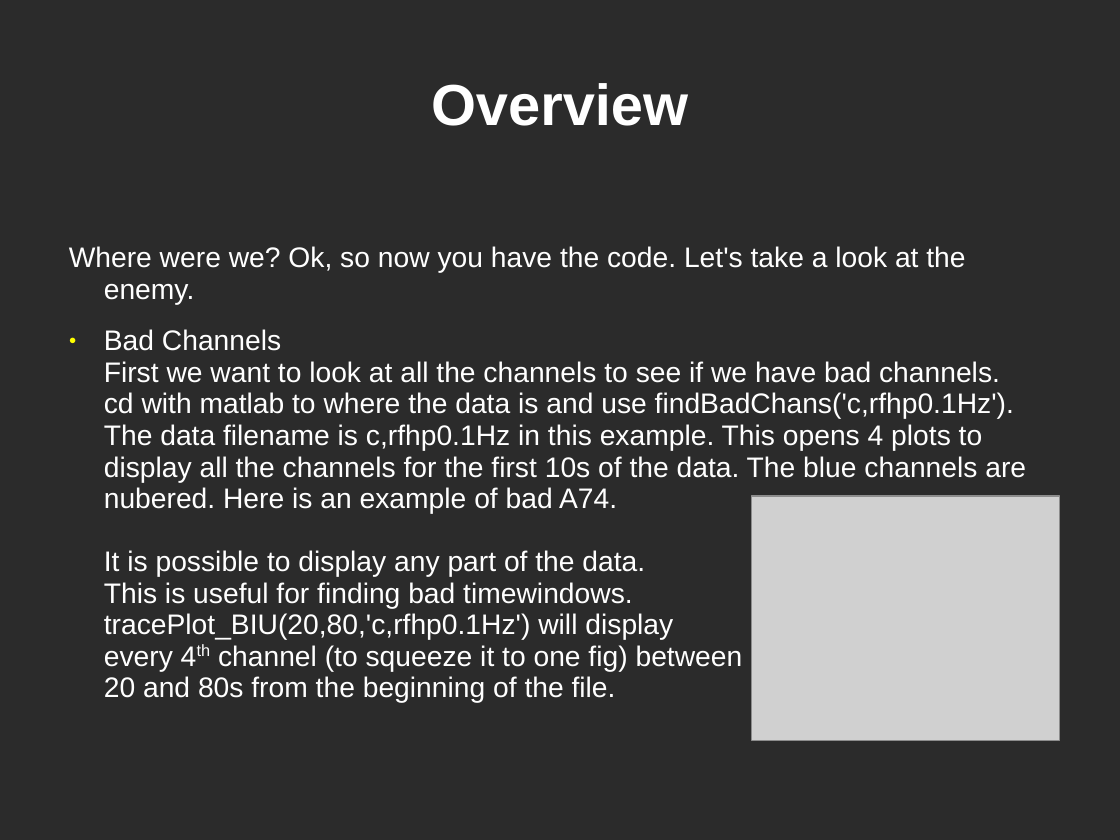
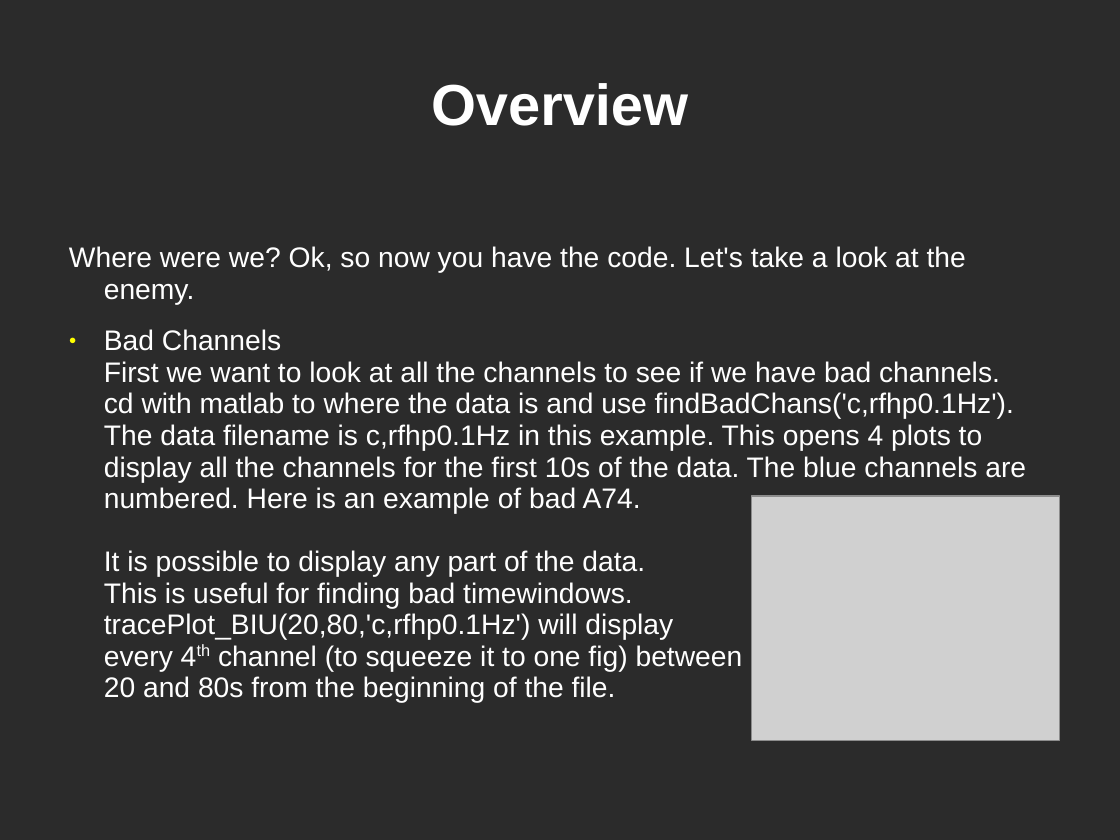
Before and after one commit to yuval-harpaz/work-drafts, a slide deck: slide 6 of docs/Tutorial4Begginers.ppt. Drawn at 1120x840 pixels with LibreOffice and Linux fonts; fonts in the diff are those of the drawing; grey boxes stand for pictures; background and template pictures are left out; a plain dark background stands for a picture behind light text. Boxes give left, top, right and bottom in pixels: in the first picture for what was removed or moved away, otherwise in the second. Text is boxed around its words. In the diff, an @@ line names an element or a change of style, - is before the commit and + after.

```diff
--- a/docs/Tutorial4Begginers.ppt
+++ b/docs/Tutorial4Begginers.ppt
@@ text at [104,329,1026,703]: text changed @@
-● Bad Channels
-  First we want to look at all the channels to see if we have bad channels.
-  cd with matlab to where the data is and use findBadChans('c,rfhp0.1Hz'). The data filename is c,rfhp0.1Hz in this example. This opens 4 plots to display all the channels for the first 10s of the data. The blue channels are nubered. Here is an example of bad A74.
-  It is possible to display any part of the data.
-  This is useful for finding bad timewindows.
-  tracePlot_BIU(20,80,'c,rfhp0.1Hz') will display
-  every 4th channel (to squeeze it to one fig) between
-  20 and 80s from the beginning of the file.
+● Bad Channels
+  First we want to look at all the channels to see if we have bad channels.
+  cd with matlab to where the data is and use findBadChans('c,rfhp0.1Hz'). The data filename is c,rfhp0.1Hz in this example. This opens 4 plots to display all the channels for the first 10s of the data. The blue channels are numbered. Here is an example of bad A74.
+  It is possible to display any part of the data.
+  This is useful for finding bad timewindows.
+  tracePlot_BIU(20,80,'c,rfhp0.1Hz') will display
+  every 4th channel (to squeeze it to one fig) between
+  20 and 80s from the beginning of the file.
```
Also in this commit, not shown: 10 other slides changed, 2 other files.
